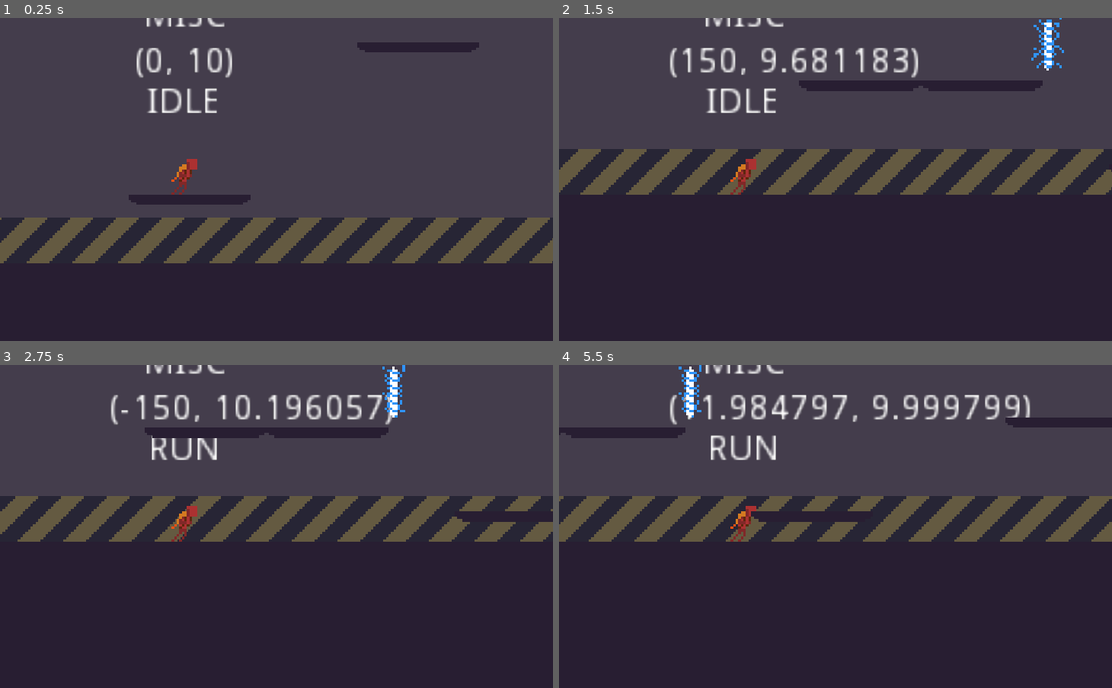
Above: before the commit, frames 1-4 (two rows, left to right).
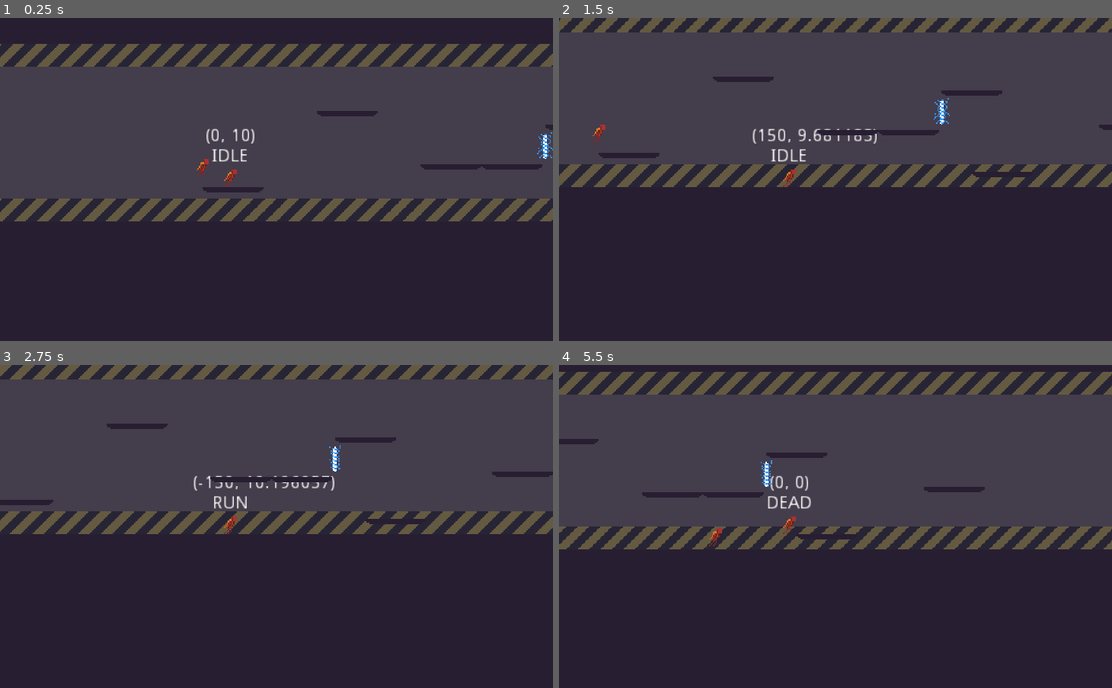
Above: after the commit, the same moments.

Repository: Wes-Ray/Jetpack-Jaywalker
Game: Godot game, scene res://Main.tscn
The game is run twice, just before and just after one commit, with the same random seed, the same clock (stepped at 60 frames per second) and the same inputs.
Inputs:
- Up to frame 1 (0.25 s): no input
- Up to frame 2 (1.5 s): tap Enter at 0.5 s; hold D (move_right) from 0.53 s (still down); tap Space (move_jump) at 0.77 s
- Up to frame 3 (2.75 s): tap Space (move_jump) at 1.52 s; release D (move_right) at 2.03 s; hold A (move_left) from 2.03 s (still down)
- Up to frame 4 (5.5 s): release A (move_left) at 2.78 s; hold D (move_right) 2.78-4.28 s; tap Space (move_jump) at 3.02, 3.77, 4.52 s; tap 1 (debug1, bound only after the commit) at 4.15 s; hold A (move_left) 4.28-5.03 s; tap 2 (debug2, bound only after the commit) at 4.9 s; hold D (move_right) from 5.03 s (still down)

The runs differ from the first frame. In frame 1, 30% of the frame differs, in the area x 0-100%, y 0-76%; in frame 2, 19%; in frame 3, 19%; in frame 4, 27%.

Commit message:
initial concept complete
working on seeing how long the simulation last next, right now it seems to catch up quickly

Diff:
--- a/Main.tscn
+++ b/Main.tscn
@@ -1,10 +1,11 @@
-[gd_scene load_steps=6 format=2]
+[gd_scene load_steps=7 format=2]
 
 [ext_resource path="res://World/Platform.tscn" type="PackedScene" id=1]
 [ext_resource path="res://Player/Player.tscn" type="PackedScene" id=2]
 [ext_resource path="res://Zap/Zap.tscn" type="PackedScene" id=3]
 [ext_resource path="res://Floor.tscn" type="PackedScene" id=4]
 [ext_resource path="res://wallpaper.png" type="Texture" id=5]
+[ext_resource path="res://Replay/Replay.tscn" type="PackedScene" id=6]
 
 [node name="Main" type="Node2D"]
 
@@ -14,6 +15,9 @@
 texture = ExtResource( 5 )
 region_enabled = true
 region_rect = Rect2( 0, 0, 4000, 140 )
+
+[node name="Replay" parent="." instance=ExtResource( 6 )]
+position = Vector2( 17, 102 )
 
 [node name="Player" parent="." instance=ExtResource( 2 )]
 position = Vector2( 39, 102 )
--- a/Player/Player.gd
+++ b/Player/Player.gd
@@ -1,5 +1,8 @@
 extends KinematicBody2D
 
+
+# Note: a replay object must be instantiated before the player is instantiated
+var replay_object = null
 
 export var gravity_strength := 10.0
 export var max_fall_speed := 300.0
@@ -16,7 +19,8 @@
 
 var velocity := Vector2.ZERO
 
-enum State {IDLE, RUN, FALL, JUMP, JET_PACK, ON_WALL}
+# Note: MUST match States in Replay.gd, consider moving to global/parent class if needed
+enum State {IDLE, RUN, FALL, JUMP, JET_PACK, ON_WALL, DEAD}
 var player_state = State.IDLE
 var is_jumping = false
 
@@ -26,7 +30,7 @@
 
 
 func _ready() -> void:
-	pass
+	replay_object = GlobalReplayOrchestrator.register_player_to_record(self)
 
 
 func _physics_process(_delta: float) -> void:
@@ -89,6 +93,12 @@
 		State.ON_WALL:
 			debug_state_label.text = "ON_WALL"
 
+		State.DEAD:
+			debug_state_label.text = "DEAD"
+			# code for freezing player in place
+			max_walk_speed = 0
+			max_fall_speed = 0
+
 		_:
 			debug_state_label.text = "ERROR"
 
@@ -103,3 +113,8 @@
 
 	debug_velocity_label.text = str(velocity)
 	velocity = move_and_slide(velocity, Vector2.UP)
+
+	###############################################################################################
+	# REPLAY
+	###############################################################################################
+	replay_object.record_frame(player_state, position)
--- a/Player/Player.tscn
+++ b/Player/Player.tscn
@@ -15,31 +15,30 @@
 
 [node name="Camera2D" type="Camera2D" parent="."]
 current = true
-zoom = Vector2( 0.6, 0.6 )
+zoom = Vector2( 1.2, 1.2 )
 offset_h = 1.0
 
 [node name="debug_state_label" type="Label" parent="."]
 margin_left = -20.0
-margin_top = -37.0
+margin_top = -25.0
 margin_right = 20.0
-margin_bottom = -23.0
+margin_bottom = -11.0
 text = "none"
 align = 1
 
 [node name="debug_velocity_label" type="Label" parent="."]
 margin_left = -30.0
-margin_top = -53.0
+margin_top = -41.0
 margin_right = 30.0
-margin_bottom = -39.0
+margin_bottom = -27.0
 text = "(VEL, VEL)"
 align = 1
 
 [node name="debug_misc_label" type="Label" parent="."]
 margin_left = -20.0
-margin_top = -71.0
+margin_top = 10.0
 margin_right = 20.0
-margin_bottom = -57.0
-text = "MISC"
+margin_bottom = 24.0
 align = 1
 
 [node name="Sprite" type="Sprite" parent="."]
--- /dev/null
+++ b/Replay/GlobalReplayOrchestrator.gd
@@ -0,0 +1,46 @@
+extends Node
+
+# DEBUG PURPOSES
+# Note: MUST match States in Replay.gd, consider moving to global/parent class if needed
+enum State {IDLE, RUN, FALL, JUMP, JET_PACK, ON_WALL, DEAD}
+
+var record_objects := []
+var current_record := 0  # current player saves to this record
+
+# might end up removing this
+var player_objects := []
+
+# must be done before a player is registered
+func register_record_object(record) -> void:
+	print("register record object: ", record)
+	record_objects.append(record)
+
+
+func register_player_to_record(player) -> Node:
+	print("register player to record: ", player)
+
+	player_objects.append(player)  # more for debug right now
+	var ret = record_objects[current_record]
+
+	current_record += 1
+	if current_record > len(record_objects):
+		print("potential error, more players than available records")
+
+	return ret
+
+
+func _physics_process(_delta: float) -> void:
+	pass
+
+	# DEBUG
+	if Input.is_action_just_released("debug1"):
+		print("DEBUG 1")
+		# test replay
+		print("record objects: ", record_objects)
+		record_objects[0].replay()
+
+
+	if Input.is_action_just_released("debug2"):
+		print("DEBUG 2")
+		# kill player
+		player_objects[0].player_state = State.DEAD
--- /dev/null
+++ b/Replay/Replay.gd
@@ -0,0 +1,60 @@
+extends Node2D
+
+
+# Note: MUST match States in Player.gd, consider moving to global/parent class if needed
+# States or 0 indexed ints
+enum State {IDLE, RUN, FALL, JUMP, JET_PACK, ON_WALL, DEAD}
+
+# save position coordinates and states for each frame, maybe direction if needed
+var state_record := PoolIntArray()
+var coord_record := PoolVector2Array()
+
+# 60 fps * 10s = 600 elements, 4x for room (guess)
+var INITIAL_ARRAY_SIZE = 2400
+
+var current_frame = 0
+var recording = true
+var _replaying = false
+
+
+# note, will have to set all later coords to the same value as when the player is dead
+# 	OR: stop updating coords once hitting a DEAD state, but keep player corpse there
+
+
+func _ready() -> void:
+	state_record.resize(INITIAL_ARRAY_SIZE)
+	state_record.fill(State.IDLE)
+	coord_record.resize(INITIAL_ARRAY_SIZE)  # inits to all Vector2.ZERO
+
+	GlobalReplayOrchestrator.register_record_object(self)
+
+#	record_frame(State.DEAD, Vector2(2, 3))
+#	record_frame(State.IDLE, Vector2(4, 4))
+
+
+func record_frame(state, coord) -> void:
+	if not recording:
+		return
+
+	state_record.set(current_frame, state)
+	coord_record.set(current_frame, coord)
+	current_frame += 1
+
+	if state == State.DEAD:
+		recording = false
+
+func _physics_process(_delta: float) -> void:
+	if not _replaying:
+		return
+
+	print("coord: ", coord_record[current_frame])
+	position = coord_record[current_frame]
+	print("\tposition: ", position)
+	current_frame += 1
+
+
+func replay(start_frame = 0) -> void:
+	_replaying = true
+	current_frame = start_frame
+
+	print("replay")
--- /dev/null
+++ b/Replay/Replay.tscn
@@ -0,0 +1,11 @@
+[gd_scene load_steps=3 format=2]
+
+[ext_resource path="res://Replay/Replay.gd" type="Script" id=1]
+[ext_resource path="res://Player/jetpacker.png" type="Texture" id=2]
+
+[node name="Replay" type="Node2D"]
+script = ExtResource( 1 )
+
+[node name="Sprite" type="Sprite" parent="."]
+texture = ExtResource( 2 )
+hframes = 2
--- a/project.godot
+++ b/project.godot
@@ -13,6 +13,10 @@
 config/name="Jetpack Jaywalker"
 run/main_scene="res://Main.tscn"
 config/icon="res://icon.png"
+
+[autoload]
+
+GlobalReplayOrchestrator="*res://Replay/GlobalReplayOrchestrator.gd"
 
 [display]
 
@@ -70,6 +74,21 @@
 , Object(InputEventKey,"resource_local_to_scene":false,"resource_name":"","device":0,"alt":false,"shift":false,"control":false,"meta":false,"command":false,"pressed":false,"scancode":0,"physical_scancode":16777232,"unicode":0,"echo":false,"script":null)
  ]
 }
+debug1={
+"deadzone": 0.5,
+"events": [ Object(InputEventKey,"resource_local_to_scene":false,"resource_name":"","device":0,"alt":false,"shift":false,"control":false,"meta":false,"command":false,"pressed":false,"scancode":0,"physical_scancode":49,"unicode":0,"echo":false,"script":null)
+ ]
+}
+debug2={
+"deadzone": 0.5,
+"events": [ Object(InputEventKey,"resource_local_to_scene":false,"resource_name":"","device":0,"alt":false,"shift":false,"control":false,"meta":false,"command":false,"pressed":false,"scancode":0,"physical_scancode":50,"unicode":0,"echo":false,"script":null)
+ ]
+}
+debug3={
+"deadzone": 0.5,
+"events": [ Object(InputEventKey,"resource_local_to_scene":false,"resource_name":"","device":0,"alt":false,"shift":false,"control":false,"meta":false,"command":false,"pressed":false,"scancode":0,"physical_scancode":51,"unicode":0,"echo":false,"script":null)
+ ]
+}
 
 [physics]
 
